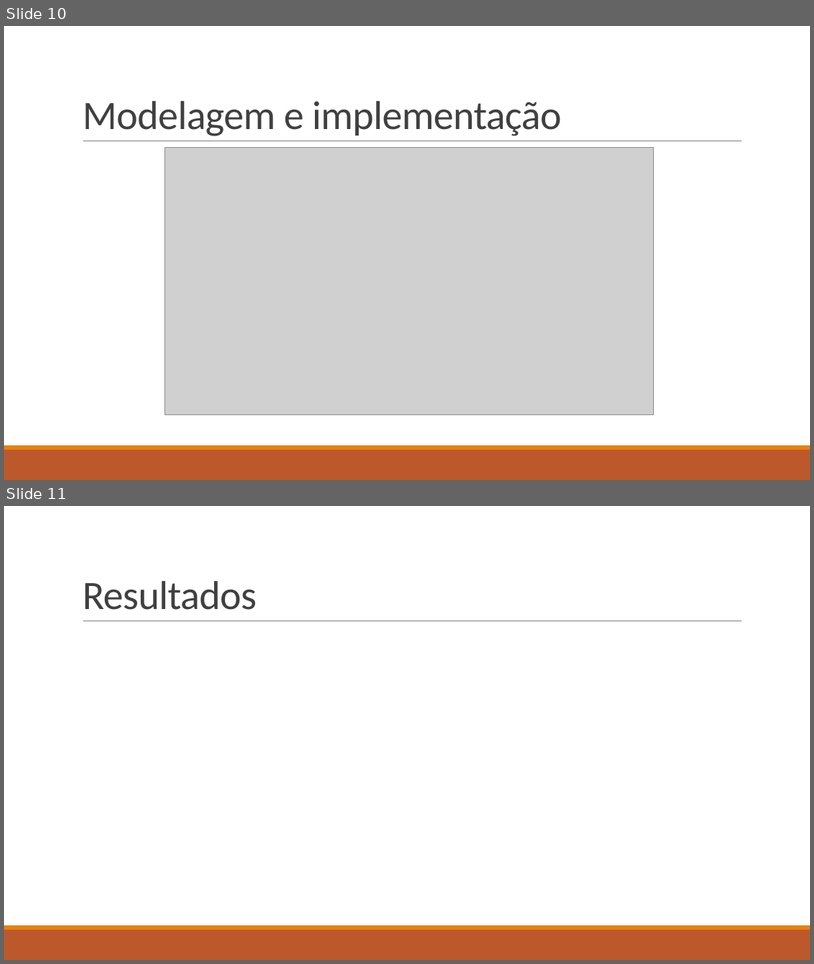
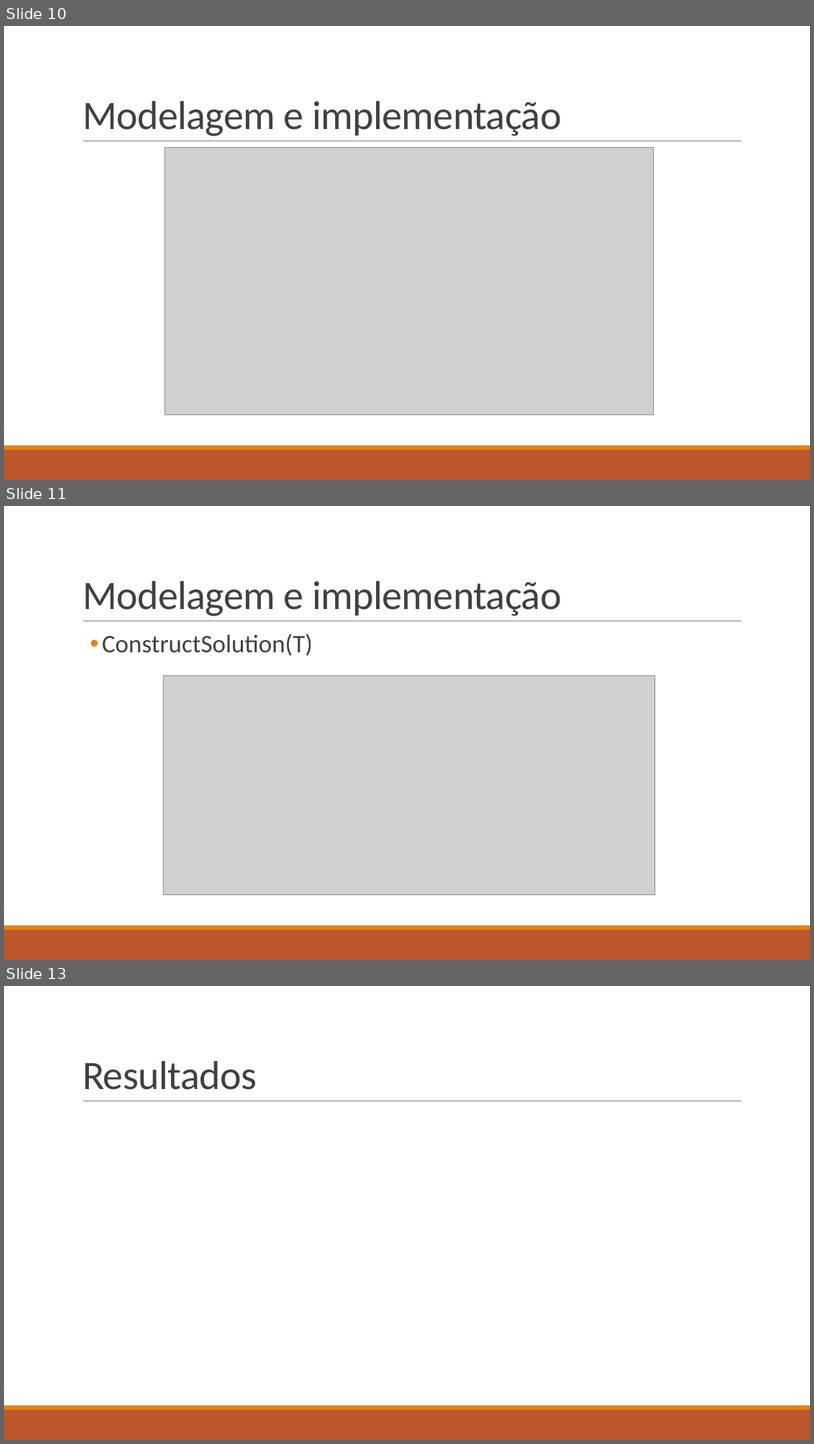
Before and after one commit to DMCabessa/TAIA, a slide deck: ACO/Ant Colony Optimization.pptx. Shown one above the other, each under a label of ours: slides 10 and 11 before the commit, slides 10, 11 and 13 after it; the slides between them are not shown. The pictures are 814x964 and 814x1444 pixels, drawn with LibreOffice and Linux fonts; fonts in the diff are those of the drawing; grey boxes stand for pictures. Boxes give left, top, right and bottom in pixels: in the first picture for what was removed or moved away, otherwise in the second. Text is boxed around its words. In the diff, an @@ line names an element or a change of style, - is before the commit and + after.

```diff
--- a/ACO/Ant Colony Optimization.pptx
+++ b/ACO/Ant Colony Optimization.pptx
@@ slide 11 added at <box>4,506,810,960</box>, background #FFFFFF; not listed: 3 template elements that a slide beside it also shows @@
@@ title added at <box>82,581,561,616</box>, 48 pt, text #404040 @@
+Modelagem e implementação
@@ text added at <box>102,633,313,656</box>, 30 pt, text #404040 @@
+  • ConstructSolution(T)
@@ picture added at <box>164,675,655,894</box> @@
@@ what was slide 11 is now slide 13 @@
```
Also in this commit, not shown: 1 other slide added, 2 other files.
